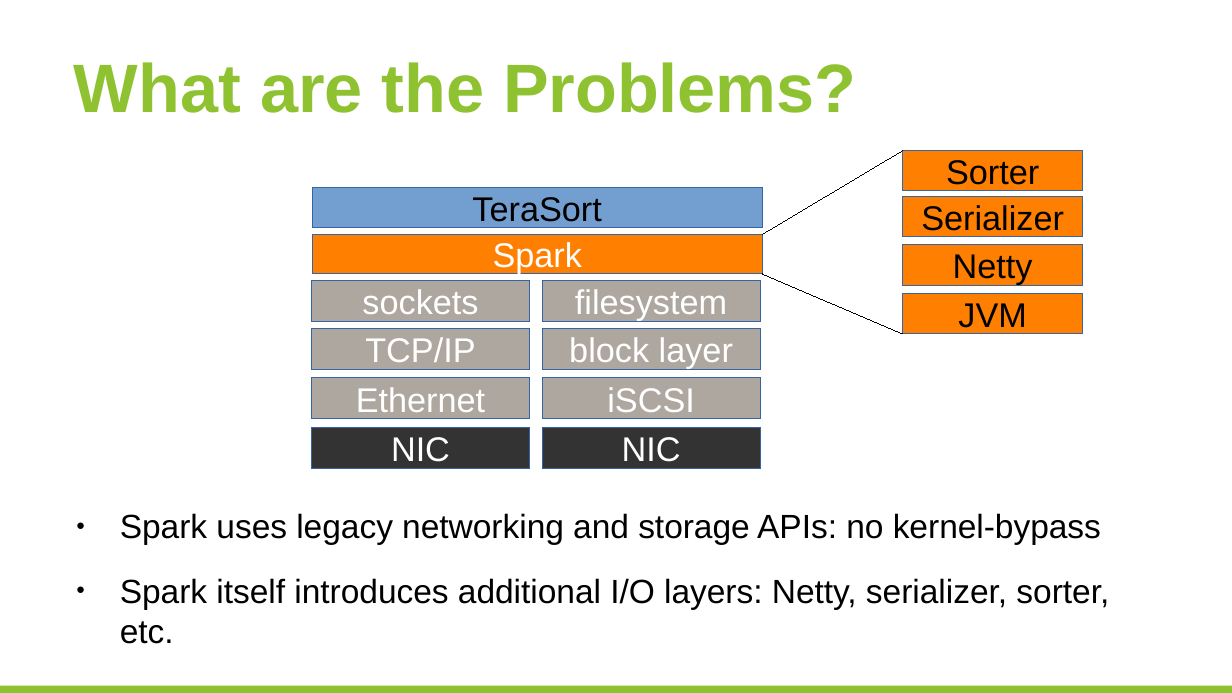
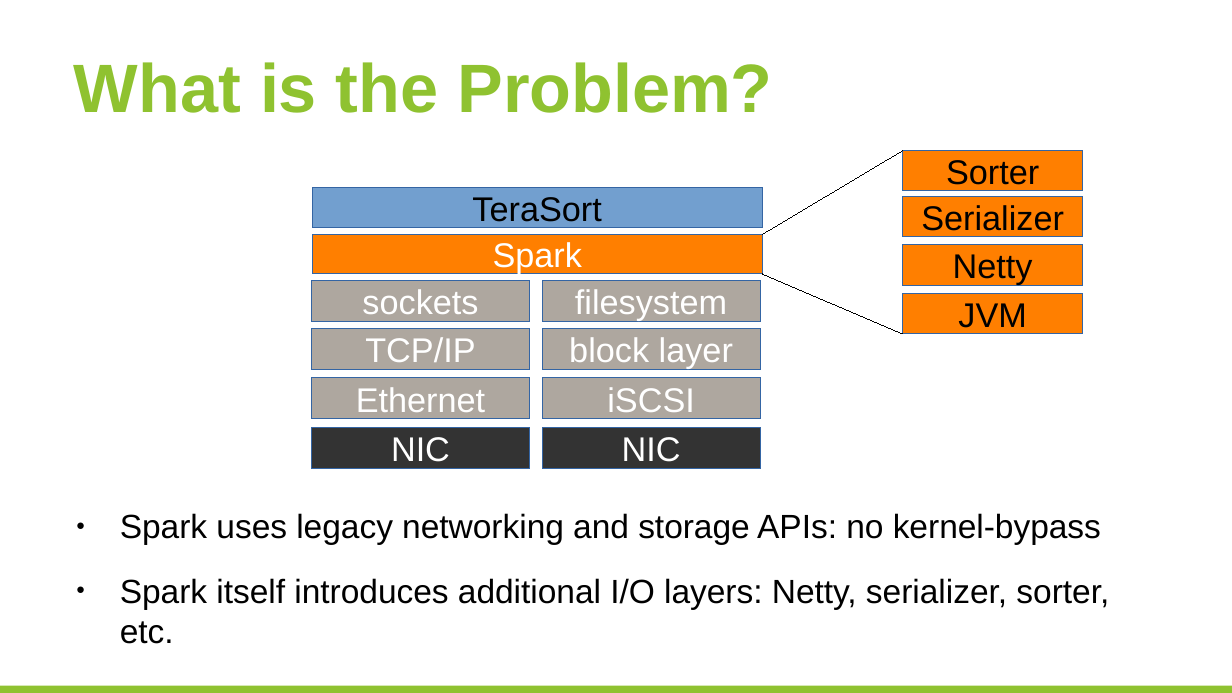
Before and after one commit to huangyibo/spark-summit-17, a slide deck: slide 9 of template.odp. Drawn at 1232x693 pixels with LibreOffice and Linux fonts; fonts in the diff are those of the drawing; background and template pictures are left out. Boxes give left, top, right and bottom in pixels: in the first picture for what was removed or moved away, otherwise in the second. Text is boxed around its words. In the diff, an @@ line names an element or a change of style, - is before the commit and + after.

```diff
--- a/template.odp
+++ b/template.odp
@@ title at <box>74,62,772,113</box>: text changed @@
-What are the Problems?
+What is the Problem?
```
Also in this commit, not shown: 3 other slides changed, 2 slides added, 1 slide removed.
